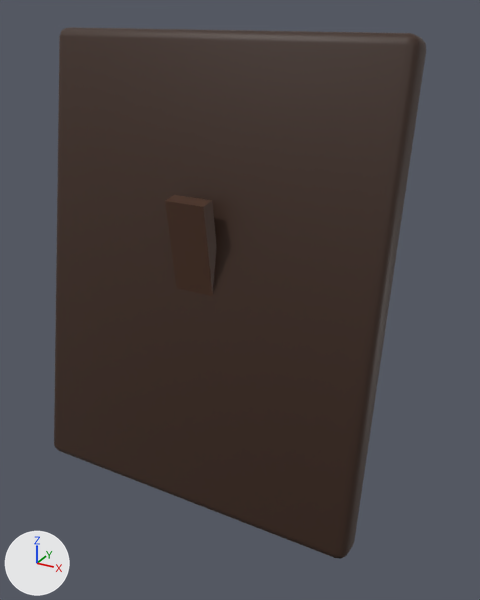
Renders of the FBX model Assets/Game/Resources/Models/Props/Frame_Tall.fbx from each side of a commit.
Both versions are drawn from a 50 mm lens placed at (0.126, -0.185, 0.189), pointed at (0.021, 0.006, 0.093). Arrows for +X, +Y and +Z are at lower left; the lights stay in place. The first picture is the older version. Where no turn or scale is listed for an object, it has been applied to the vertices.

Before the edit, the objects in view are built like this:
```python
me_frame_tall = bpy.data.meshes.new('Frame_Tall')
me_frame_tall.from_pydata(...)  # 160 vertices, 158 faces; spans x -0.071..0.071, y -0.006..0.039, z 0.001..0.182
# faces by material slot: [98, 54, 6]
me_frame_tall.materials.append(mat_wood_3a2418)  # brown #3a2418
me_frame_tall.materials.append(mat_brass_9c7a3e)  # brown #9c7a3e
me_frame_tall.materials.append(mat_wood_4a2e1e)  # brown #4a2e1e
ob_frame_tall = bpy.data.objects.new('Frame_Tall', me_frame_tall)
ob_frame_tall.location = (0.0, 0.0, 0.0)
```
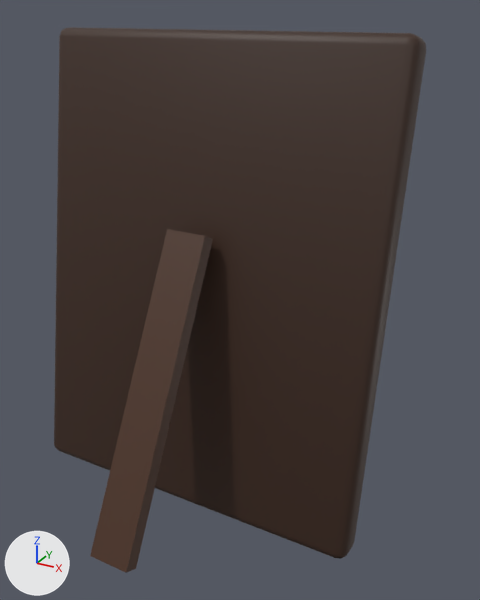
The change, as a diff of the scene's bpy script:
```diff
--- a/Assets/Game/Resources/Models/Props/Frame_Tall.fbx.py
+++ b/Assets/Game/Resources/Models/Props/Frame_Tall.fbx.py
@@ me_frame_tall @@
 # used by ob_frame_tall; location = (0.0, 0.0, 0.0)
-me_frame_tall.from_pydata(...)  # 160 vertices, 158 faces; spans x -0.071..0.071, y -0.006..0.039, z 0.001..0.182
+me_frame_tall.from_pydata(...)  # 160 vertices, 158 faces; spans x -0.071..0.071, y -0.052..0.039, z 0.001..0.182
+# me_frame_tall part 1: the loose piece of 8 vertices spanning x -0.008..0.008, y 0.004..0.027, z 0.007..0.127 is turned -36 degrees about the x axis through its middle, then moved by (0.0, -0.036, -0.006)
 me_frame_tall.materials.append(mat_wood_3a2418)
```

Pixel boxes (x1, y1, x2, y2) of what changed, in the pictures (480 x 600 px; the box of a moved part takes in the faces that stretch with it):
'Frame_Tall', reshaped
    before: (54, 27, 426, 559)
    after: (54, 27, 426, 573)
part 1 of me_frame_tall, moved or reshaped
    before: (165, 195, 216, 296)
    after: (90, 229, 213, 573)
